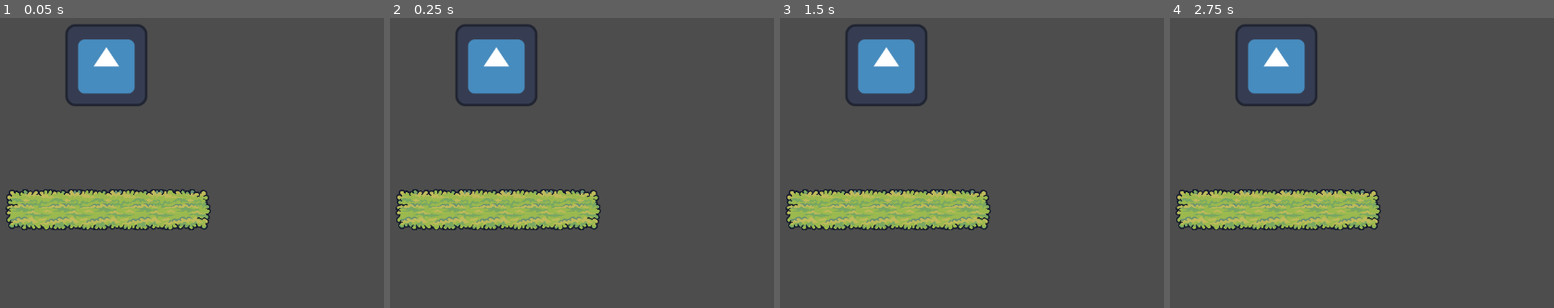
Above: before the commit, frames 1-4 (left to right).
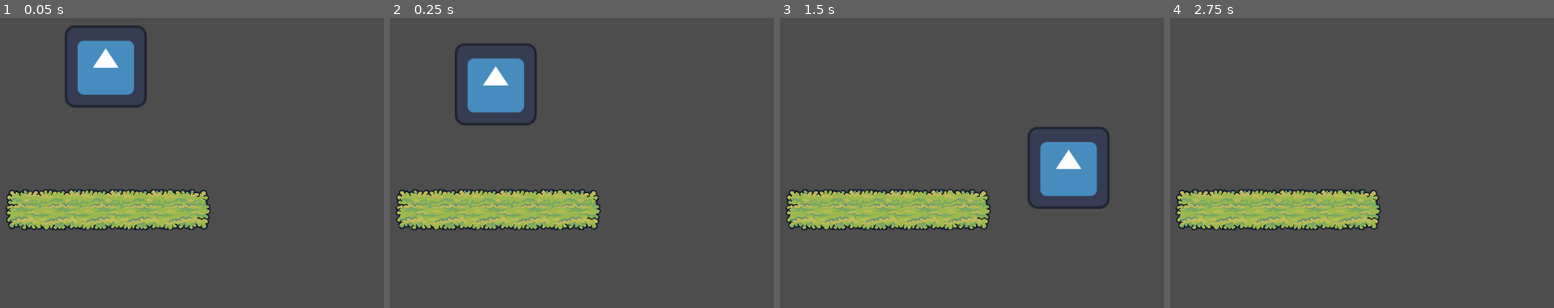
Above: after the commit, the same moments.

Repository: ZathS2/MetamorphosisJam
Game: Godot game, scene res://TileSets/colisão teste.tscn
Same seed, same stepped clock (60 frames per second), same inputs: the game is played once before the commit and once after it. The project has no main scene, so this scene is started directly. The engine's default icon, where the game draws it, is replaced by a stand-in: a white triangle on a blue panel in a dark square.
Inputs:
- Up to frame 1 (0.05 s): no input
- Up to frame 2 (0.25 s): no input
- Up to frame 3 (1.5 s): tap Enter (ui_accept) at 0.5, 0.6, 0.77, 1.07, 1.35 s; hold Right (ui_right) from 0.53 s (still down)
- Up to frame 4 (2.75 s): tap Enter (ui_accept) at 1.52, 1.82, 2.1 s; release Right (ui_right) at 2.03 s; hold Left (ui_left) from 2.03 s (still down)

The runs differ from the first frame. In frame 1, 0.7% of the frame differs, in the area x 16-39%, y 2-31%; in frame 2, 3.2%; in frame 3, 7.1%, in the area x 17-86%, y 2-66%; in frame 4, 3.5%.

Commit message:
UPDATE character

Diff:
--- /dev/null
+++ b/Godot teste.tscn
@@ -0,0 +1,19 @@
+[gd_scene load_steps=4 format=3 uid="uid://dfiyukc5b2j7q"]
+
+[ext_resource type="Texture2D" uid="uid://cv7vnqfid3i6" path="res://icon.svg" id="1_370bl"]
+[ext_resource type="Script" path="res://character_body_2d.gd" id="2_82yhs"]
+
+[sub_resource type="RectangleShape2D" id="RectangleShape2D_w4eps"]
+size = Vector2(128, 127)
+
+[node name="Node2D" type="CharacterBody2D"]
+script = ExtResource("2_82yhs")
+
+[node name="Icon" type="Sprite2D" parent="."]
+position = Vector2(-2, 1)
+texture = ExtResource("1_370bl")
+
+[node name="CollisionShape2D" type="CollisionShape2D" parent="."]
+position = Vector2(-2, 0.5)
+shape = SubResource("RectangleShape2D_w4eps")
+debug_color = Color(0, 0.6, 0, 0.419608)
--- /dev/null
+++ b/character_body_2d.gd
@@ -0,0 +1,29 @@
+extends CharacterBody2D
+
+
+const SPEED = 300.0
+const JUMP_VELOCITY = -400.0
+
+
+func _physics_process(delta):
+	# Add the gravity.
+	'''
+	if not is_on_floor():
+		velocity += get_gravity() * delta'''
+	velocity += get_gravity() * delta
+	print(delta)
+	print(get_gravity())
+	print(is_on_floor())
+	# Handle jump.
+	if Input.is_action_just_pressed("ui_accept") and is_on_floor():
+		velocity.y = JUMP_VELOCITY
+
+	# Get the input direction and handle the movement/deceleration.
+	# As good practice, you should replace UI actions with custom gameplay actions.
+	var direction = Input.get_axis("ui_left", "ui_right")
+	if direction:
+		velocity.x = direction * SPEED
+	else:
+		velocity.x = move_toward(velocity.x, 0, SPEED)
+
+	move_and_slide()
--- a/teste chão.tscn
+++ b/teste chão.tscn
@@ -1,6 +1,13 @@
-[gd_scene format=3 uid="uid://48nv4lnh0wb2"]
+[gd_scene load_steps=2 format=3 uid="uid://ujtyhbeqpxx3"]
+
+[ext_resource type="TileSet" uid="uid://b4po35v0qj341" path="res://TileSets/ground.tres" id="1_bk02l"]
 
 [node name="Node2D" type="Node2D"]
 
 [node name="TileMap" type="TileMap" parent="."]
+tile_set = ExtResource("1_bk02l")
 format = 2
+
+[node name="Layer1" type="TileMapLayer" parent="TileMap"]
+use_parent_material = true
+tile_set = ExtResource("1_bk02l")
--- a/teste.tscn
+++ /dev/null
@@ -1,20 +0,0 @@
-[gd_scene load_steps=3 format=3 uid="uid://dfiyukc5b2j7q"]
-
-[ext_resource type="Texture2D" uid="uid://cv7vnqfid3i6" path="res://icon.svg" id="1_370bl"]
-
-[sub_resource type="RectangleShape2D" id="RectangleShape2D_w4eps"]
-size = Vector2(128, 128)
-
-[node name="Node2D" type="Node2D"]
-
-[node name="Node2D" type="Node2D" parent="."]
-position = Vector2(-1, 0)
-
-[node name="Icon" type="Sprite2D" parent="Node2D"]
-texture = ExtResource("1_370bl")
-
-[node name="CharacterBody2D" type="CharacterBody2D" parent="Node2D"]
-
-[node name="CollisionShape2D" type="CollisionShape2D" parent="Node2D/CharacterBody2D"]
-shape = SubResource("RectangleShape2D_w4eps")
-debug_color = Color(0, 0.6, 0, 0.419608)
